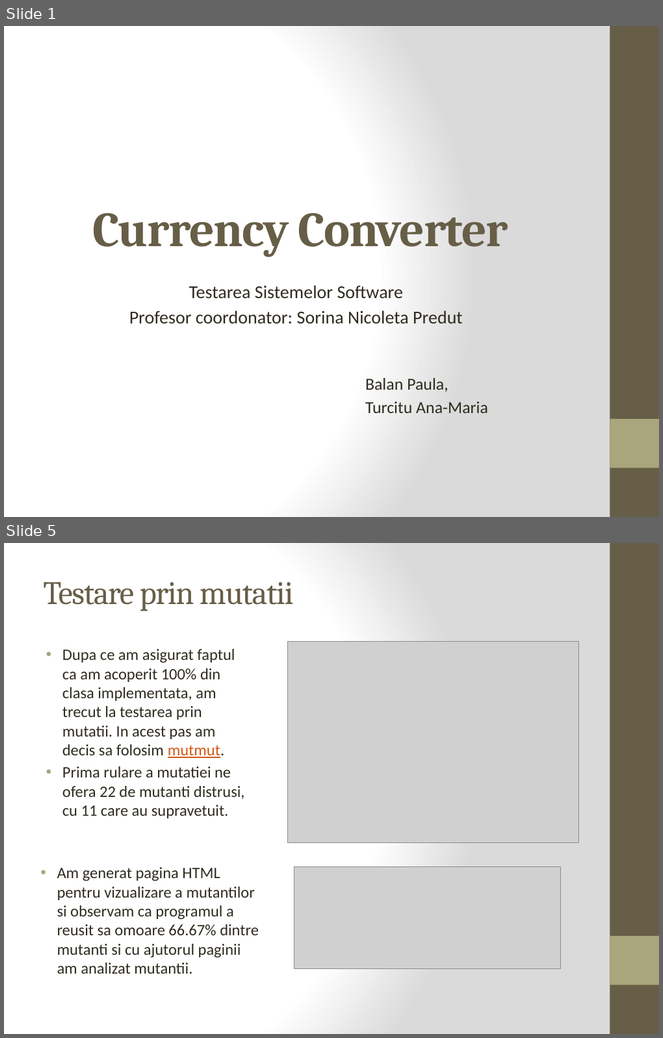
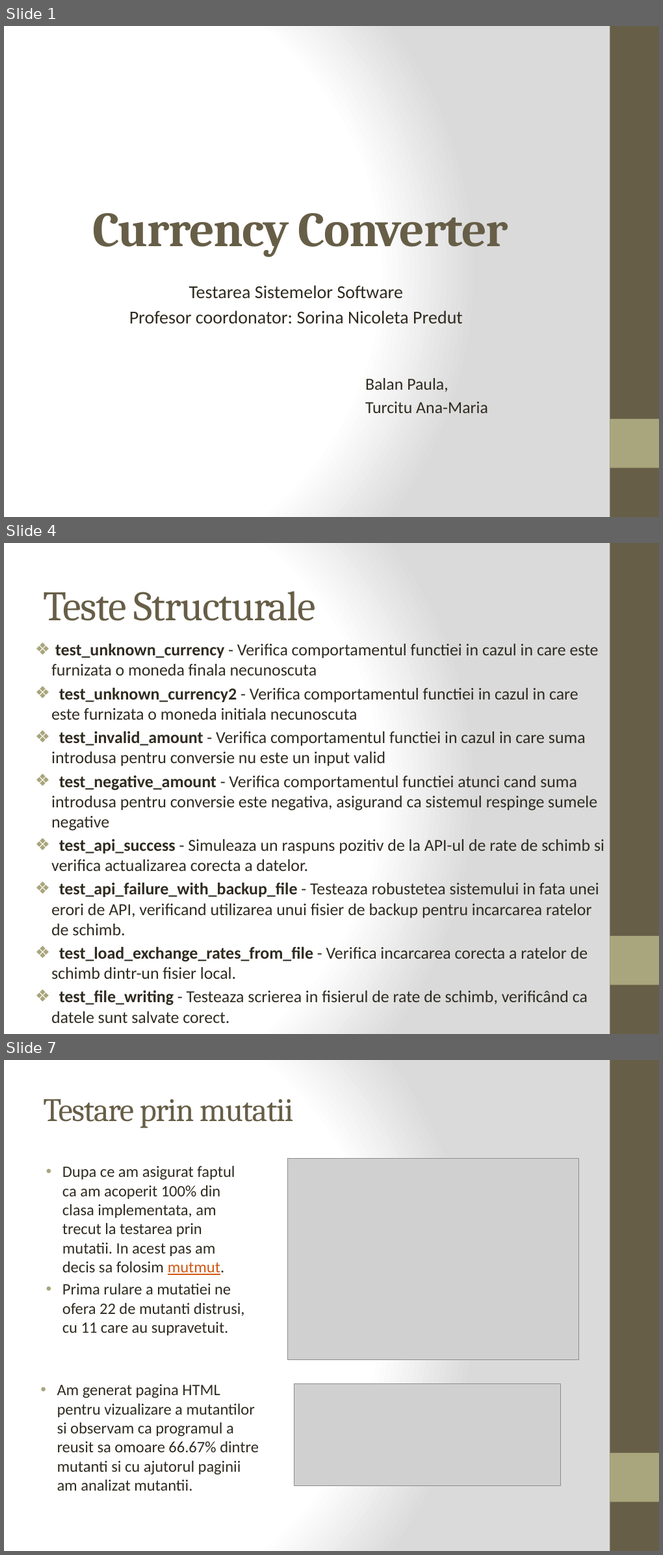
Before and after one commit to anaturcitu/CurrencyConverter, a slide deck: prezentare.pptx. Shown one above the other, each under a label of ours: slides 1 and 5 before the commit, slides 1, 4 and 7 after it; the slides between them are not shown. The pictures are 663x1038 and 663x1555 pixels, drawn with LibreOffice and Linux fonts; fonts in the diff are those of the drawing; grey boxes stand for pictures. Boxes give left, top, right and bottom in pixels: in the first picture for what was removed or moved away, otherwise in the second. Text is boxed around its words. In the diff, an @@ line names an element or a change of style, - is before the commit and + after.

```diff
--- a/prezentare.pptx
+++ b/prezentare.pptx
@@ slide 4 added at box(4, 543, 659, 1034), background gradient #FFFFFF to #DADADA; not listed: 2 template elements that a slide beside it also shows @@
@@ title added at box(43, 591, 316, 621), 46 pt, text #675E47 @@
+Teste Structurale
@@ text added at box(51, 643, 605, 1023), 18.5 pt, text #2F2B20 @@
+❖ test_unknown_currency - Verifica comportamentul functiei in cazul in care este furnizata o moneda finala necunoscuta
+❖ test_unknown_currency2 - Verifica comportamentul functiei in cazul in care este furnizata o moneda initiala necunoscuta
+❖ test_invalid_amount - Verifica comportamentul functiei in cazul in care suma introdusa pentru conversie nu este un input valid
+❖ test_negative_amount - Verifica comportamentul functiei atunci cand suma introdusa pentru conversie este negativa, asigurand ca sistemul respinge sumele negative
+❖ test_api_success - Simuleaza un raspuns pozitiv de la API-ul de rate de schimb si verifica actualizarea corecta a datelor.
+❖ test_api_failure_with_backup_file - Testeaza robustetea sistemului in fata unei erori de API, verificand utilizarea unui fisier de backup pentru incarcarea ratelor de schimb.
+❖ test_load_exchange_rates_from_file - Verifica incarcarea corecta a ratelor de schimb dintr-un fisier local.
+❖ test_file_writing - Testeaza scrierea in fisierul de rate de schimb, verificând ca datele sunt salvate corect.
@@ what was slide 5 is now slide 7 @@
```
Also in this commit, not shown: 4 slides changed, 2 other slides added, 2 slides removed, 1 other file.
